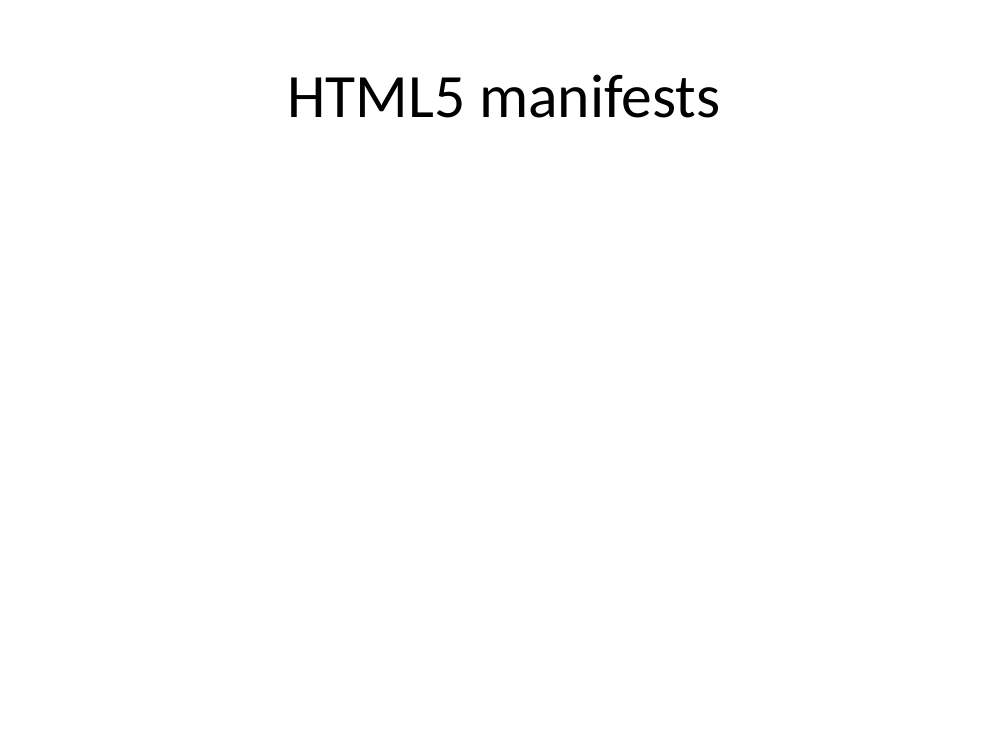
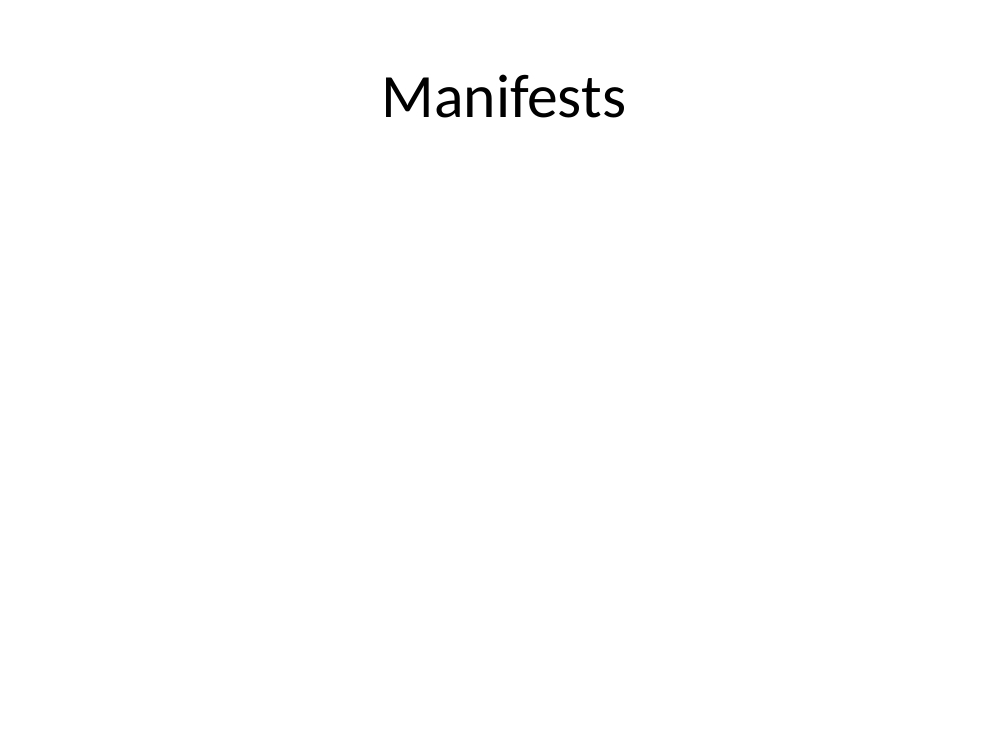
Before and after one commit to dylanbeattie/SoKnowJS, a slide deck: slide 43 of Slides/So You Think You Know Javascript.pptx. Drawn at 1008x756 pixels with LibreOffice and Linux fonts; fonts in the diff are those of the drawing. Boxes give left, top, right and bottom in pixels: in the first picture for what was removed or moved away, otherwise in the second. Text is boxed around its words. In the diff, an @@ line names an element or a change of style, - is before the commit and + after.

```diff
--- a/Slides/So You Think You Know Javascript.pptx
+++ b/Slides/So You Think You Know Javascript.pptx
@@ title at (x1=382, y1=74, x2=627, y2=118): text changed @@
-HTML5 manifests
+Manifests
```
Also in this commit, not shown: 5 other slides changed, 5 slides added, 6 slides removed, 1 other file.
